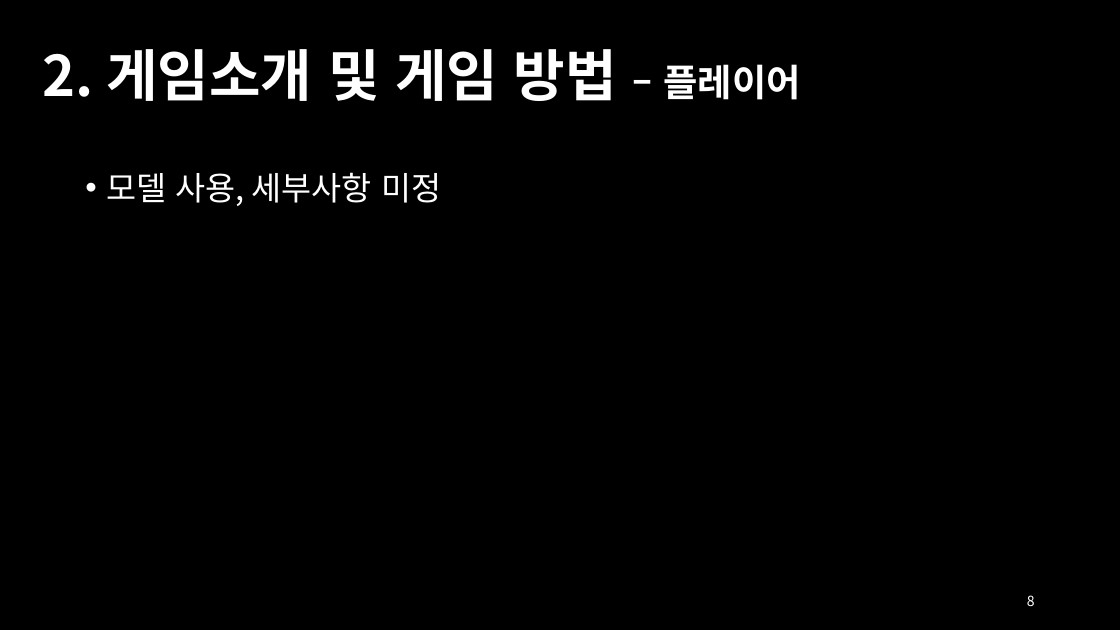
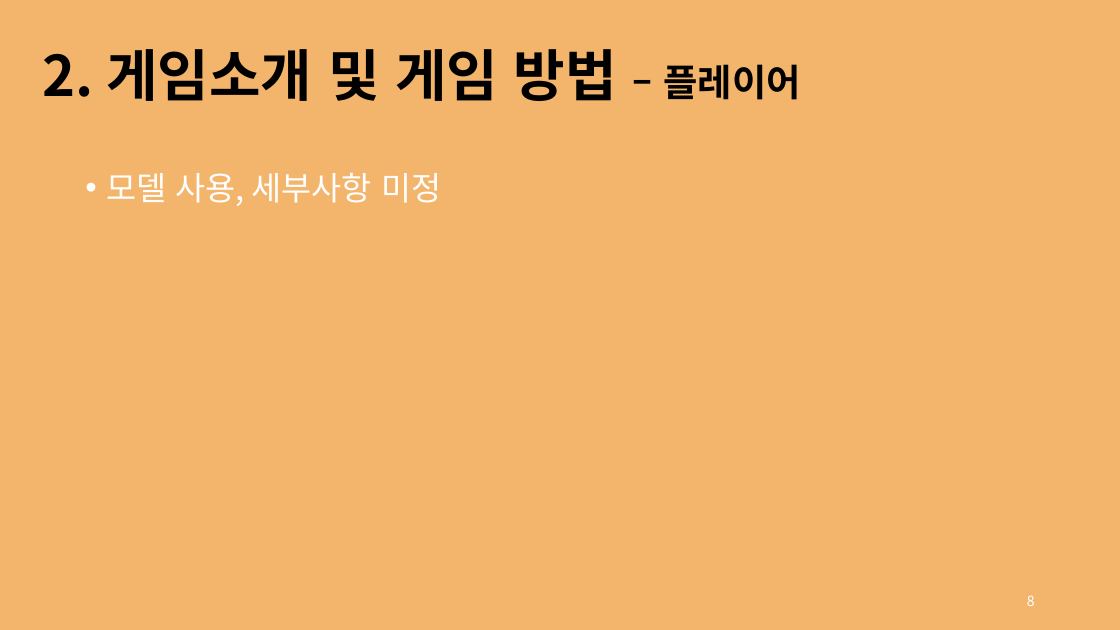
Before and after one commit to rg7155/2022KPU_GameProject, a slide deck: slide 8 of 의뢰인.pptx. Drawn at 1120x630 pixels with LibreOffice and Linux fonts; fonts in the diff are those of the drawing. Boxes give left, top, right and bottom in pixels: in the first picture for what was removed or moved away, otherwise in the second. Text is boxed around its words. In the diff, an @@ line names an element or a change of style, - is before the commit and + after.

Commit message:
ppt 플레이어, 몬스터, 조작법 제외 완료

```diff
--- a/의뢰인.pptx
+++ b/의뢰인.pptx
@@ background #000000 to #F3B56C @@
@@ text "2. 게임소개 및 게임 방법 ..." at [43,49,800,101]: text colour #FFFFFF to #000000 @@
```
Also in this commit, not shown: 14 other slides changed, 1 slide added, 1 slide removed.
